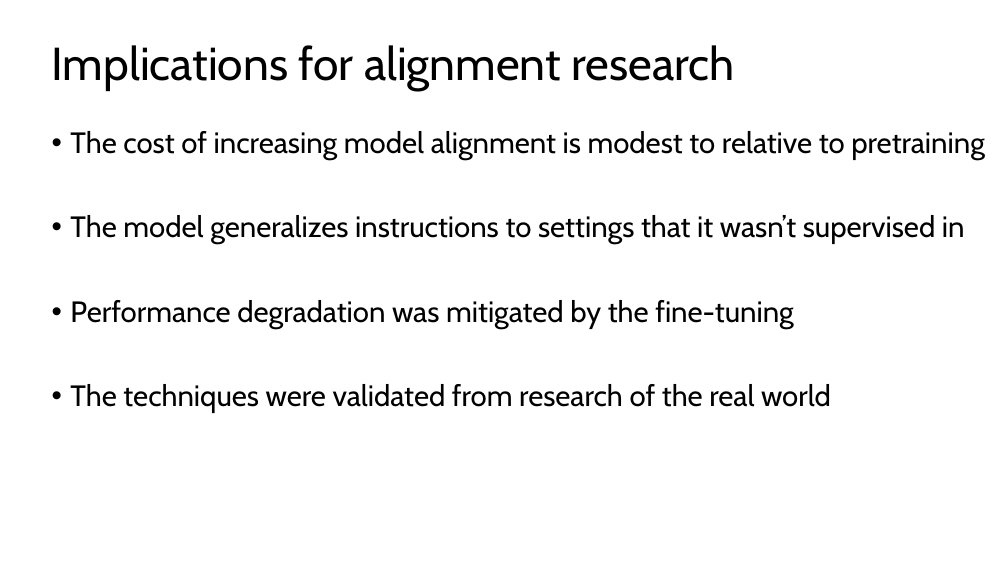
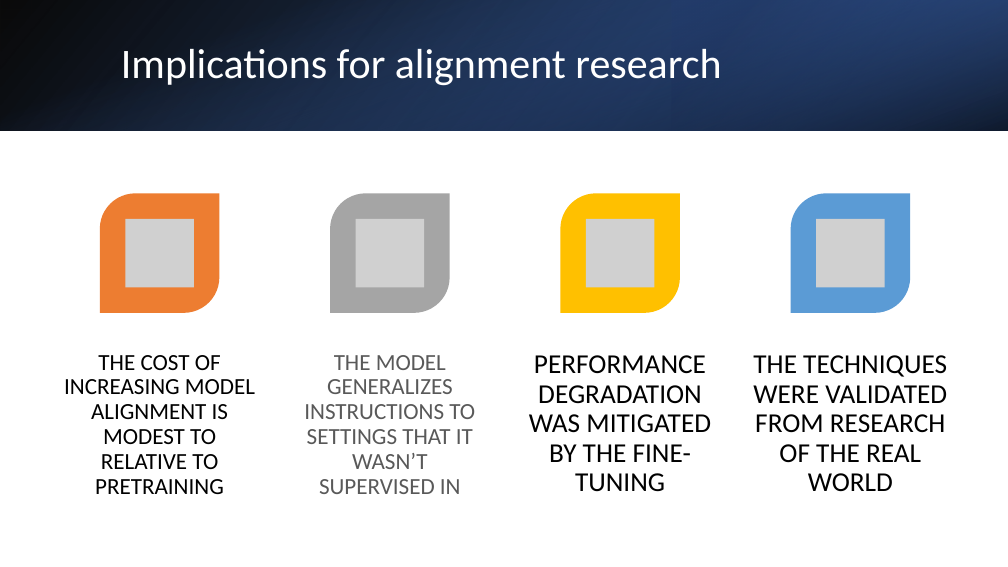
Before and after one commit to logus2k/genai_paper, a slide deck: slide 22 of final/final_version.pptx. Drawn at 1008x567 pixels with LibreOffice and Linux fonts; fonts in the diff are those of the drawing; grey boxes stand for pictures. Boxes give left, top, right and bottom in pixels: in the first picture for what was removed or moved away, otherwise in the second. Text is boxed around its words. In the diff, an @@ line names an element or a change of style, - is before the commit and + after.

Commit message:
Insert a template and update the presentation styles [R. Kayseller]

```diff
--- a/final/final_version.pptx
+++ b/final/final_version.pptx
@@ rectangle added at <box>0,0,1008,130</box>, fill gradient #000000 to #2F5597 @@
@@ rectangle added at <box>0,0,1008,130</box>, fill gradient #4472C4 to #000000 @@
@@ title "Implications for alignment research": place and size @@
-title "Implications for alignment research" at <box>52,45,734,91</box>
+title "Implications for alignment research" at <box>121,49,721,86</box>
@@ title "Implications for alignment research" at <box>121,49,721,86</box>: size 44 to 40 pt, font Cabin to Calibri, text colour #000000 to #FFFFFF @@
@@ rectangle added at <box>672,0,1008,130</box>, fill gradient #203864 to #4472C4 @@
@@ text removed at <box>70,131,985,413</box> @@
-• The cost of increasing model alignment is modest to relative to pretraining
-• The model generalizes instructions to settings that it wasn’t supervised in
-• Performance degradation was mitigated by the fine-tuning
-• The techniques were validated from research of the real world
@@ group added at <box>64,194,947,494</box>: 4 round diag rects, 4 pictures, 4 texts @@
+THE COST OF INCREASING MODEL ALIGNMENT IS MODEST TO RELATIVE TO PRETRAINING
+THE MODEL GENERALIZES INSTRUCTIONS TO SETTINGS THAT IT WASN’T SUPERVISED IN
+PERFORMANCE DEGRADATION WAS MITIGATED BY THE FINE-TUNING
+THE TECHNIQUES WERE VALIDATED FROM RESEARCH OF THE REAL WORLD
```
Also in this commit, not shown: 26 other slides changed, 1 other file.
